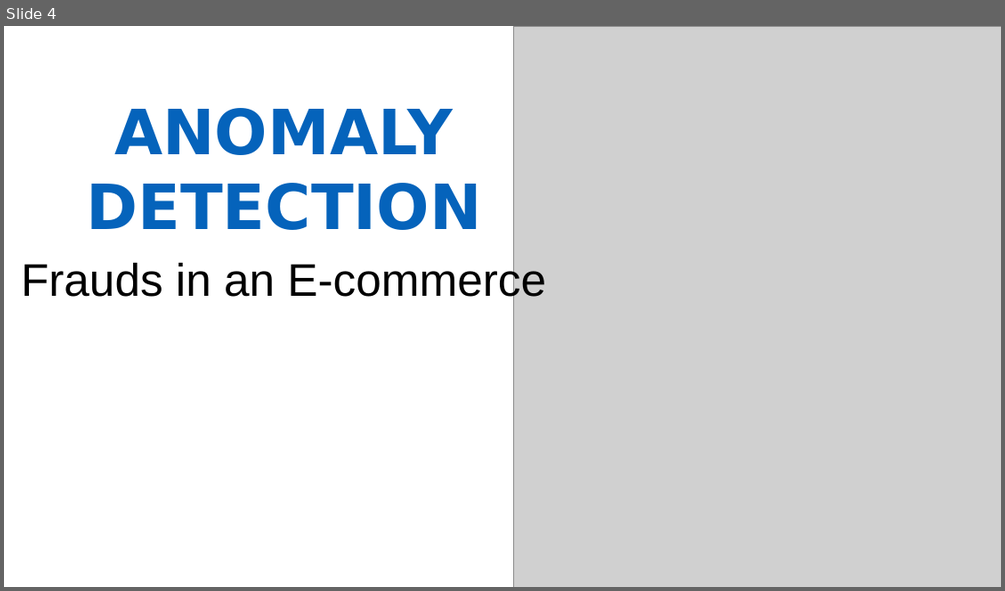
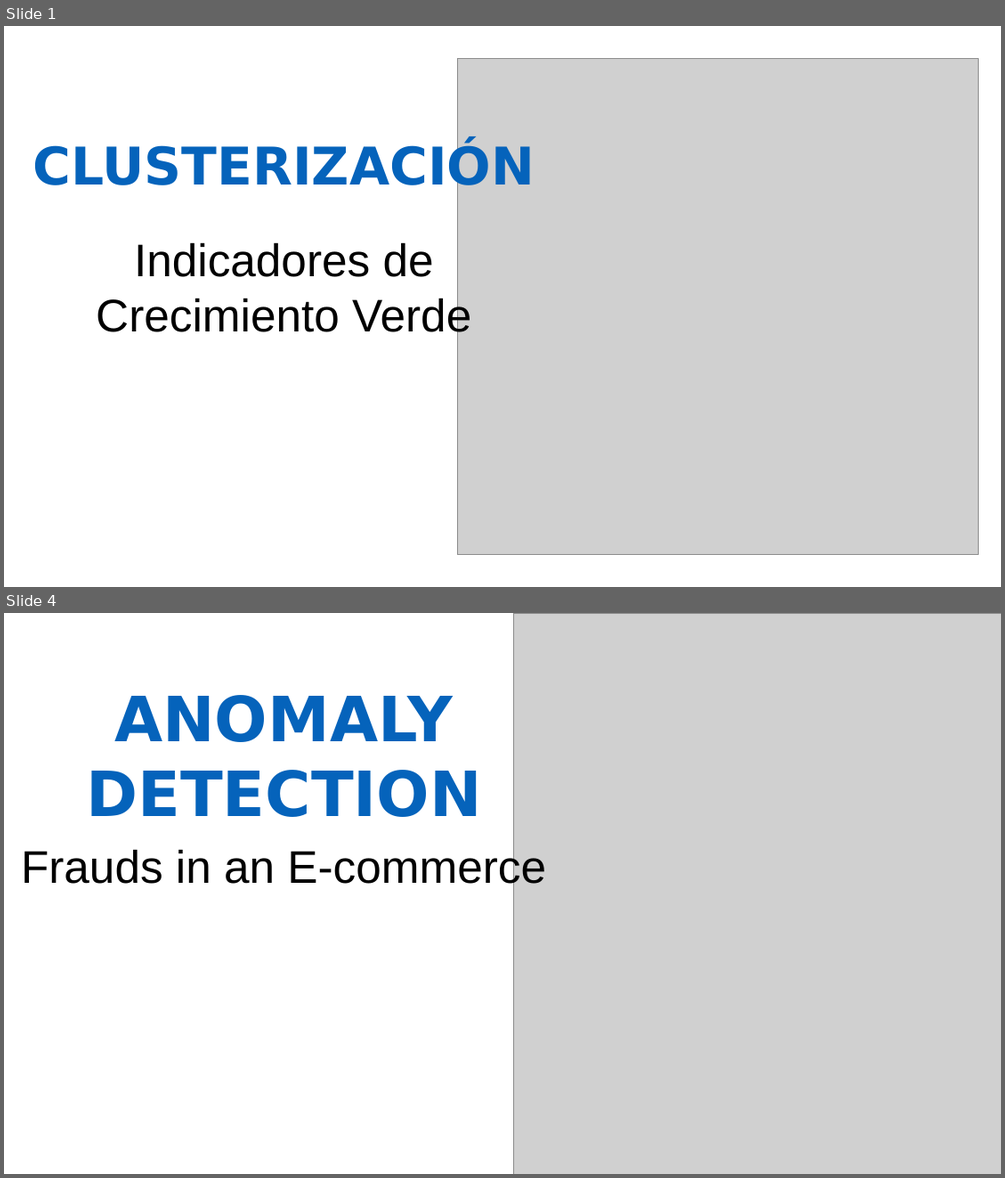
Before and after one commit to diassmatheus/es, a slide deck: assets/img/portfolio/cards-portifolio.pptx. Shown one above the other, each under a label of ours: slide 4 before the commit, slides 1 and 4 after it; the slides between them are not shown. The pictures are 1005x591 and 1005x1178 pixels, drawn with LibreOffice and Linux fonts; fonts in the diff are those of the drawing; grey boxes stand for pictures. Boxes give left, top, right and bottom in pixels: in the first picture for what was removed or moved away, otherwise in the second. Text is boxed around its words. In the diff, an @@ line names an element or a change of style, - is before the commit and + after.

```diff
--- a/assets/img/portfolio/cards-portifolio.pptx
+++ b/assets/img/portfolio/cards-portifolio.pptx
@@ slide 1 added at <box>4,26,1001,587</box>, background #FFFFFF @@
@@ picture added at <box>457,58,979,555</box> @@
@@ text added at <box>32,142,534,195</box>, 50 pt, text #0563BB, bold @@
+CLUSTERIZACIÓN
@@ text added at <box>96,242,471,340</box>, 44 pt, text #000000 @@
+Indicadores de Crecimiento Verde
```
Also in this commit, not shown: 1 slide changed, 1 other slide added, 2 slides removed, 7 other files.
